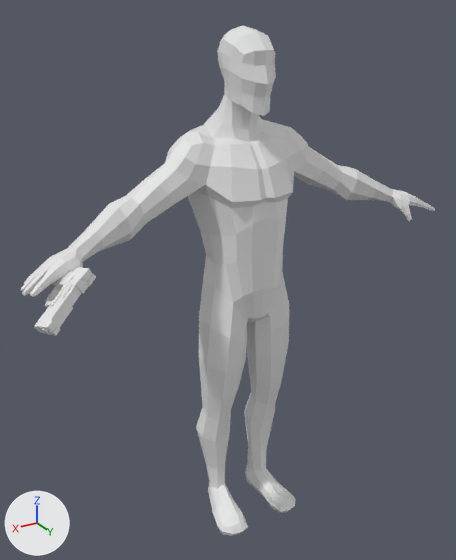
Before and after pictures for a commit that changed the Blender file inc/base_gun.blend.
Before and after are seen from a 50 mm lens placed at (1.208, 1.873, 2.032), pointed at (0.056, -0.047, 1.072). Lighting does not change. The marker at lower left points along +X, +Y and +Z.

Objects in the first picture: 'body', 'gun'.
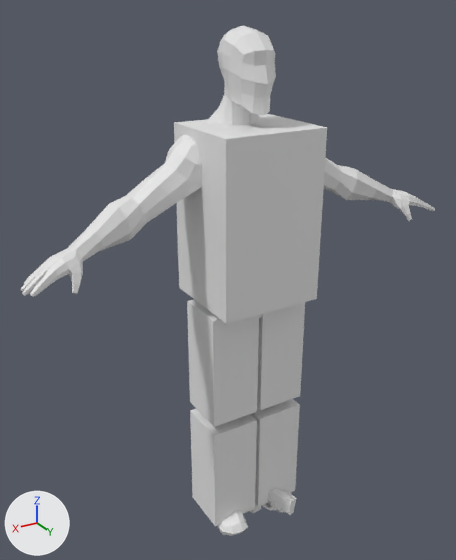
The change, as a list of edits to the scene's bpy script:
```text
Change ob_gun:
    ob_gun.location: (0.728, 0.03, 1.267) -> (-0.03, 0.019, -0.05)
    ob_gun.rotation_euler: (0.376, -0.997, 0.0769) -> (1.571, -0.213, 0.282)  # degrees (22, -57, 4.4) -> degrees (90, -12, 16)
Add ob_cube_004:
    ob_cube_004 = bpy.data.objects.new('Cube.004', me_cube_001.copy())  # the mesh of ob_bp_test
    ob_cube_004.location = (0.108, 0.0, 0.265)
    ob_cube_004.scale = (0.1, 0.1, 0.23)
Add ob_cube_003:
    ob_cube_003 = bpy.data.objects.new('Cube.003', me_cube_001.copy())  # the mesh of ob_bp_test
    ob_cube_003.location = (-0.109, 0.0, 0.265)
    ob_cube_003.scale = (0.1, 0.1, 0.23)
Add ob_cube_002:
    ob_cube_002 = bpy.data.objects.new('Cube.002', me_cube_001.copy())  # the mesh of ob_bp_test
    ob_cube_002.location = (-0.109, 0.0, 0.768)
    ob_cube_002.scale = (0.1, 0.1, 0.23)
Add ob_cube_001:
    ob_cube_001 = bpy.data.objects.new('Cube.001', me_cube_001.copy())  # the mesh of ob_bp_test
    ob_cube_001.location = (0.108, 0.0, 0.768)
    ob_cube_001.scale = (0.1, 0.1, 0.23)
Add ob_cube:
    ob_cube = bpy.data.objects.new('Cube', me_cube_001.copy())  # the mesh of ob_bp_test
    ob_cube.location = (0.0, 0.0, 1.341)
    ob_cube.scale = (0.2, 0.18, 0.32)
```

Boxes [x1, y1, x2, y2] around the edits, measured in the pictures (456 x 560 px):
'Cube', added
    after: [174, 114, 327, 324]
'Cube.001', added
    after: [187, 299, 259, 427]
'Cube.004', added
    after: [190, 409, 257, 526]
'Cube.002', added
    after: [257, 302, 305, 410]
'Cube.003', added
    after: [251, 399, 300, 507]
'gun', moved, turned
    before: [34, 268, 96, 336]
    after: [250, 489, 296, 515]
'body', unchanged, covered by the edit
    both: [21, 26, 435, 536]
